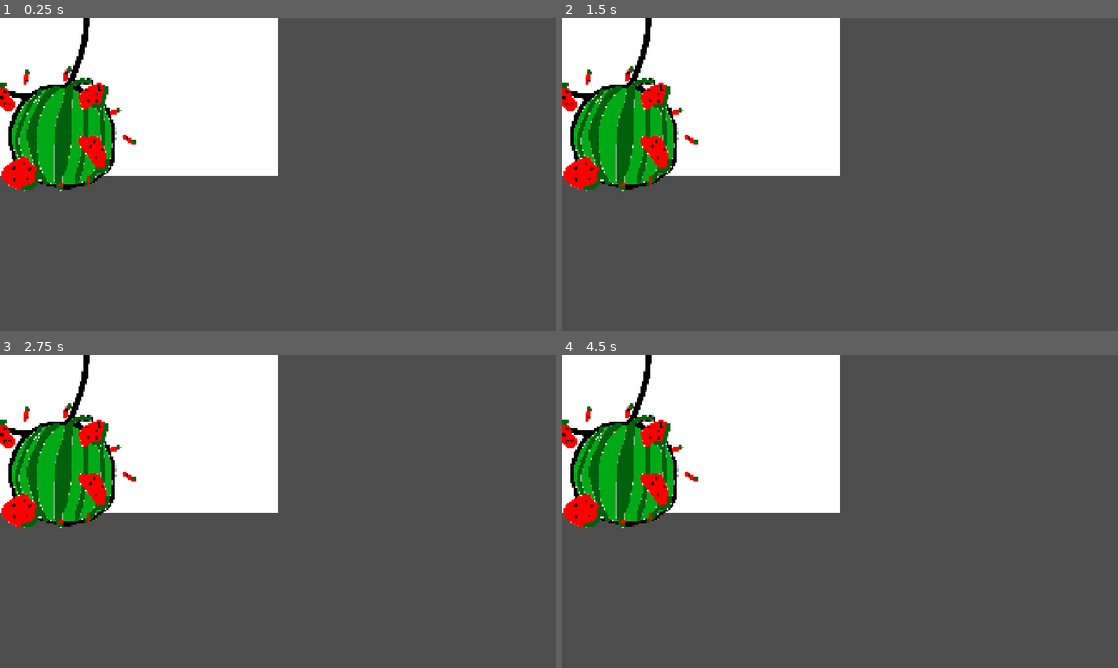
Above: before the commit, frames 1-4 (two rows, left to right).
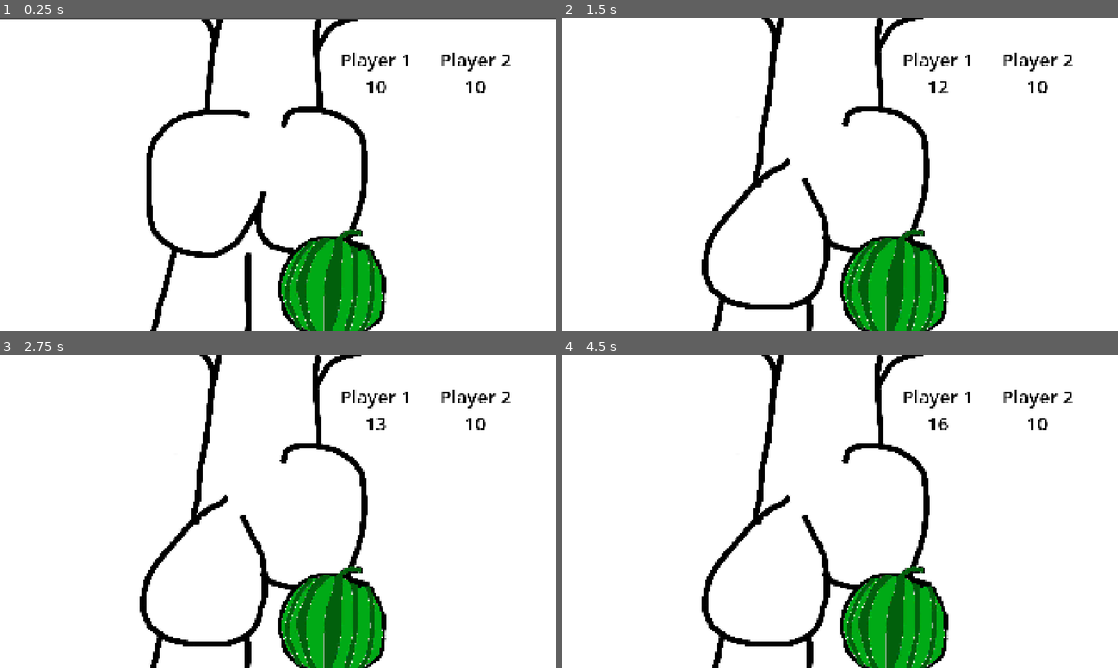
Above: after the commit, the same moments.

Repository: ValT78/minigames
Game: Godot game, scene res://minigames/minigame_fesses.tscn
Two runs of this game, one before a commit and one after it. Both use one fixed random seed, a clock stepped at 60 frames per second and the inputs below. This scene is started directly instead of the project's main scene.
Inputs (mouse positions are in pixels of both pictures, inside the frame that each line leads up to):
- Up to frame 1 (0.25 s): no input
- Up to frame 2 (1.5 s): tap Enter at 0.5 s; move the mouse to (962, 158) at 0.52 s; hold D from 0.53 s (still down); tap Shift at 0.6, 1.35 s; click (962, 158) at 0.67 s; tap W at 0.77 s; tap Space at 1.25 s; move the mouse to (728, 190) at 1.27 s
- Up to frame 3 (2.75 s): tap W at 1.52 s; tap Enter at 2 s; move the mouse to (333, 442) at 2.02 s; release D at 2.03 s; hold A from 2.03 s (still down); tap Shift at 2.1 s
- Up to frame 4 (4.5 s): tap Space at 2.75, 4.25 s; move the mouse to (812, 574) at 2.77 s; release A at 2.78 s; hold D 2.78-4.28 s; tap Shift at 2.85, 3.6, 4.35 s; click (812, 574) at 2.92 s; tap W at 3.02, 3.77 s; tap Enter at 3.5 s; move the mouse to (1006, 558) at 3.52 s; move the mouse to (673, 464) at 4.27 s; hold A from 4.28 s (still down)

The runs differ from the first frame. In frame 1, 81% of the frame differs, in the area x 0-100%, y 0-100%; in frame 2, 81%; in frame 3, 81%; in frame 4, 81%.

Commit message:
Fesses fonctionelles

Diff:
--- a/features/FessesGame/bel_homme_aux_grosses_fesses.gd
+++ b/features/FessesGame/bel_homme_aux_grosses_fesses.gd
@@ -1,33 +1,31 @@
+class_name BigAssMan
 extends Node2D
 
 @onready var idle: Sprite2D = $Idle
 @onready var fesse_droite: Sprite2D = $FesseDroite
 @onready var fesse_gauche: Sprite2D = $FesseGauche
 
-# Called when the node enters the scene tree for the first time.
+# TODO mettre les beaux dessins de maxime + changer la logique de contracte pour l'animation des fesses
 func _ready() -> void:
+	decontracte()
+
+func decontracte():
 	idle.visible = true
 	fesse_droite.visible = false
 	fesse_gauche.visible = false
 
-func _contracte_gauche():
+func contracte_gauche():
 	idle.visible = false
 	fesse_droite.visible = false
 	fesse_gauche.visible = true
 
-func _contracte_droite():
+func contracte_droite():
 	idle.visible = false
 	fesse_droite.visible = true
 	fesse_gauche.visible = false
 
-func fesse_animation(input_dir: Vector2) -> void:
-	if input_dir.x == 0:
-		return
-
-	if input_dir.x < 0:
-		print("ANIMATION FESSE GAUCHE")
-		_contracte_gauche()
-
-	if input_dir.x > 0:
-		print("ANIMATION FESSE DROITE")
-		_contracte_droite()
+func fesse_animation(player: LocalPlayer) -> void:
+	if player.input.action_1_just_pressed:
+		contracte_gauche()
+	if player.input.action_2_just_pressed:
+		contracte_droite()
--- a/features/FessesGame/minigame_fesses.gd
+++ b/features/FessesGame/minigame_fesses.gd
@@ -1,26 +1,48 @@
 extends Node2D
-
-@onready var left_spawn: Marker2D = $LeftSpawn
-@onready var right_spawn: Marker2D = $RightSpawn
 
 enum SIDE {LEFT, RIGHT}
 var current_pos : SIDE
 
+@onready var left_spawn: Marker2D = $LeftSpawn
+@onready var right_spawn: Marker2D = $RightSpawn
+@export var players_score_containers : Array[VBoxContainer]
+@export var players_score_label : Array[Label]
+@export var water_melon_scene: PackedScene
+@export var water_melon_to_crush := 20
+@onready var bel_homme_aux_grosses_fesses: Node2D = $BelHommeAuxGrossesFesses
+@onready var water_melon_splash: AudioStreamPlayer2D = $WaterMelonSplash
+
+# players_id => player_countdown
+var players_countdown: Array[int]
+var water_melon_crushed := 0
+var current_water_melon: WaterMelon
+
 func set_random_pos() -> void:
 	current_pos = SIDE.LEFT if randf() < 0.5 else SIDE.RIGHT
 
-@export var water_melon: PackedScene
-@export var water_melon_to_crush := 50
+func _create_direct_test_player_if_needed() -> void:
+	if get_tree().current_scene != self or not PlayerRegistry.get_players().is_empty():
+		return
 
-var water_melon_crushed := 0
-var current_water_melon: WaterMelon
-@onready var bel_homme_aux_grosses_fesses: Node2D = $BelHommeAuxGrossesFesses
+	PlayerRegistry.join_profile(PlayerRegistry.KEYBOARD_LEFT)
+	PlayerRegistry.join_profile(PlayerRegistry.KEYBOARD_RIGHT)
 
-var players_score: Dictionary[LocalPlayer, int]
+func bad_input(player: LocalPlayer) -> void:
+	players_countdown[player.id - 1] += 1 # punition
+	players_score_label[player.id - 1].text = str(players_countdown[player.id - 1])
 
 func _ready() -> void:
-	for player in PlayerRegistry.get_players():
-		players_score[player] = 0
+	_create_direct_test_player_if_needed()
+	var players := PlayerRegistry.get_players()
+
+	assert(len(players) <= 2)
+	var i := 0
+	for player in players:
+		@warning_ignore("integer_division")
+		players_countdown.append(water_melon_to_crush / len(players))
+		players_score_label[player.id - 1].text = str(players_countdown[player.id - 1])
+		players_score_containers[i].visible = true
+		i += 1
 
 func _physics_process(_delta: float) -> void:
 	if is_instance_valid(current_water_melon):
@@ -28,29 +50,38 @@
 			return
 
 		for player in PlayerRegistry.get_players():
-			bel_homme_aux_grosses_fesses.fesse_animation(player.input.direction)
-			var input_score := check_input(player.input.direction)
+			bel_homme_aux_grosses_fesses.fesse_animation(player)
+			var input_score := check_input(player)
 			if input_score == 1:
-				crushing_water_melon(player)
+				good_input(player)
 			if input_score == -1:
-				players_score[player] -= 1
+				bad_input(player)
+
 	else:
 		set_random_pos()
 		spawn_water_melon()
 
-func check_input(input_direction : Vector2) -> int:
-	# -1 si mauvais input, 1 si bon input, 0 si pas d'input
-	if input_direction.x == 0:
-		return 0
+const SIDE_SIGN = {SIDE.LEFT: 1, SIDE.RIGHT: -1}
+func check_input(player: LocalPlayer) -> int:
+	var dir = SIDE_SIGN.get(current_pos, 0)
+	if player.input.action_1_just_pressed: return dir
+	if player.input.action_2_just_pressed: return -dir
+	return 0
 
-	return 1 if sign(input_direction.x) == sign(int(current_pos) - 0.5) else -1
+func good_input(player: LocalPlayer) -> void:
+	players_countdown[player.id - 1] -= 1
+	players_score_label[player.id - 1].text = str(players_countdown[player.id - 1])
+	if players_countdown[player.id - 1] <= 0:
+		print("Win of player :", player)
+		assert(false) # crash le temps de faire un truc
 
-func crushing_water_melon(player: LocalPlayer) -> void:
+	players_score_label[player.id - 1].text = str(players_countdown[player.id - 1])
+	water_melon_splash.play()
 	current_water_melon.crush()
-	players_score[player] += 1
 
 func spawn_water_melon() -> void:
-	current_water_melon = water_melon.instantiate()
+	current_water_melon = water_melon_scene.instantiate()
+	current_water_melon.big_ass_man = bel_homme_aux_grosses_fesses
 	match current_pos:
 		SIDE.LEFT:
 			current_water_melon.global_position = left_spawn.global_position
--- a/features/FessesGame/water_melon.gd
+++ b/features/FessesGame/water_melon.gd
@@ -6,6 +6,7 @@
 @onready var despawn_timer: Timer = $Timer
 
 var exploded := false
+var big_ass_man : BigAssMan
 
 func crush() -> void:
 	water_melon_exploded.visible = true
@@ -15,4 +16,5 @@
 	despawn_timer.start()
 
 func _on_timer_timeout() -> void:
+	big_ass_man.decontracte()
 	queue_free()
--- a/features/FessesGame/water_melon.tscn
+++ b/features/FessesGame/water_melon.tscn
@@ -11,9 +11,10 @@
 texture = ExtResource("2_1vej5")
 
 [node name="WaterMelonExploded" type="Sprite2D" parent="." unique_id=547666795]
+visible = false
 texture = ExtResource("3_pt2e2")
 
 [node name="Timer" type="Timer" parent="." unique_id=1837540042]
-wait_time = 0.25
+wait_time = 0.1
 
 [connection signal="timeout" from="Timer" to="." method="_on_timer_timeout"]
--- a/minigames/minigame_fesses.tscn
+++ b/minigames/minigame_fesses.tscn
@@ -3,31 +3,29 @@
 [ext_resource type="Texture2D" uid="uid://cfksp10smpiq8" path="res://features/FessesGame/fesse_idle.jpg" id="1_53ij0"]
 [ext_resource type="Script" uid="uid://cobj8611746lp" path="res://features/FessesGame/minigame_fesses.gd" id="1_w250n"]
 [ext_resource type="PackedScene" uid="uid://cgl8vwbs7iamr" path="res://features/FessesGame/water_melon.tscn" id="3_t212x"]
-[ext_resource type="Texture2D" uid="uid://cccbvyg5r0q0k" path="res://features/FessesGame/water_melon_full.png" id="3_w250n"]
-[ext_resource type="Texture2D" uid="uid://dxthwucykmmoo" path="res://features/FessesGame/water_melon_exploded.png" id="5_r6npw"]
 [ext_resource type="Script" uid="uid://0juqnlcsytjq" path="res://features/FessesGame/bel_homme_aux_grosses_fesses.gd" id="5_ww3bx"]
 [ext_resource type="Texture2D" uid="uid://dpyweiot4uwpc" path="res://features/FessesGame/fesse_droite.jpg" id="6_3jpa4"]
 [ext_resource type="Texture2D" uid="uid://ccw4tokkjpe25" path="res://features/FessesGame/fesse_gauche.jpg" id="7_gwsfj"]
+[ext_resource type="AudioStream" uid="uid://crfm2sxu8stsl" path="res://features/FessesGame/freesound_community-splash-01-35899.mp3" id="7_ww3bx"]
 
-[node name="Node2D" type="Node2D" unique_id=1406540377]
+[sub_resource type="LabelSettings" id="LabelSettings_3jpa4"]
+font_size = 64
+font_color = Color(0, 0, 0, 1)
+
+[node name="Node2D" type="Node2D" unique_id=1406540377 node_paths=PackedStringArray("players_score_containers", "players_score_label")]
 script = ExtResource("1_w250n")
-water_melon = ExtResource("3_t212x")
+players_score_containers = [NodePath("Player1Score"), NodePath("Player2Score")]
+players_score_label = [NodePath("Player1Score/Count1"), NodePath("Player2Score/Count2")]
+water_melon_scene = ExtResource("3_t212x")
 
 [node name="LeftSpawn" type="Marker2D" parent="." unique_id=1870398353]
-position = Vector2(-200, 400)
+position = Vector2(732, 923)
 
 [node name="RightSpawn" type="Marker2D" parent="." unique_id=1592467922]
-position = Vector2(200, 400)
-
-[node name="WaterMelonExploded" type="Sprite2D" parent="." unique_id=2142184265]
-position = Vector2(-522, -227)
-texture = ExtResource("5_r6npw")
-
-[node name="WaterMelonFull" type="Sprite2D" parent="." unique_id=785166453]
-position = Vector2(528, -205)
-texture = ExtResource("3_w250n")
+position = Vector2(1132, 923)
 
 [node name="BelHommeAuxGrossesFesses" type="Node2D" parent="." unique_id=944431005]
+position = Vector2(960, 540)
 script = ExtResource("5_ww3bx")
 
 [node name="Idle" type="Sprite2D" parent="BelHommeAuxGrossesFesses" unique_id=942664832]
@@ -38,4 +36,45 @@
 texture = ExtResource("6_3jpa4")
 
 [node name="FesseGauche" type="Sprite2D" parent="BelHommeAuxGrossesFesses" unique_id=1665197688]
+visible = false
 texture = ExtResource("7_gwsfj")
+
+[node name="Player1Score" type="VBoxContainer" parent="." unique_id=1373678829]
+visible = false
+offset_left = 1175.0
+offset_top = 100.0
+offset_right = 1421.0
+offset_bottom = 280.0
+
+[node name="Label" type="Label" parent="Player1Score" unique_id=628519668]
+layout_mode = 2
+text = "Player 1"
+label_settings = SubResource("LabelSettings_3jpa4")
+
+[node name="Count1" type="Label" parent="Player1Score" unique_id=786054453]
+layout_mode = 2
+text = "30"
+label_settings = SubResource("LabelSettings_3jpa4")
+horizontal_alignment = 1
+
+[node name="Player2Score" type="VBoxContainer" parent="." unique_id=1088577223]
+visible = false
+offset_left = 1519.0
+offset_top = 100.0
+offset_right = 1765.0
+offset_bottom = 280.0
+
+[node name="Label" type="Label" parent="Player2Score" unique_id=2049015019]
+layout_mode = 2
+text = "Player 2"
+label_settings = SubResource("LabelSettings_3jpa4")
+
+[node name="Count2" type="Label" parent="Player2Score" unique_id=1624866834]
+layout_mode = 2
+text = "30"
+label_settings = SubResource("LabelSettings_3jpa4")
+horizontal_alignment = 1
+
+[node name="WaterMelonSplash" type="AudioStreamPlayer2D" parent="." unique_id=22324477]
+stream = ExtResource("7_ww3bx")
+pitch_scale = 1.5
Not shown, added: features/FessesGame/freesound_community-splash-01-35899.mp3.import
Not shown, added: features/FessesGame/freesound_community-splash-01-35899.mp3
